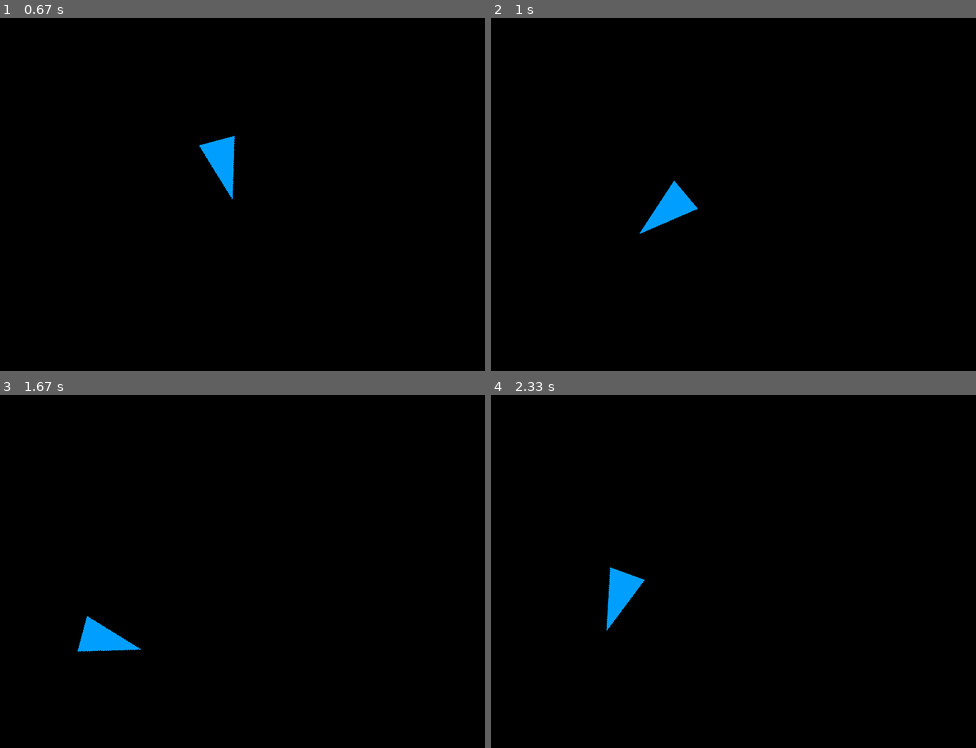
Above: before the commit, frames 1-4 (two rows, left to right).
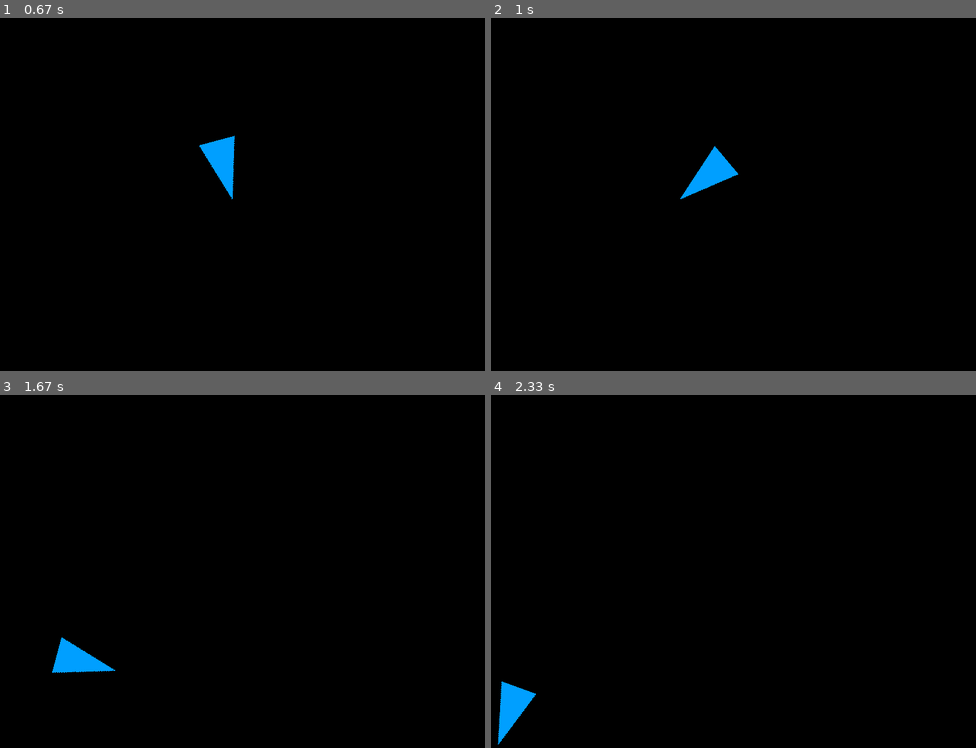
Above: after the commit, the same moments.

Repository: Andrescpyo/triangulo_pygame
Game: pygame game, started from main.py
Two runs of this game, one before a commit and one after it. Both use one fixed random seed, a clock stepped at 60 frames per second and the inputs below.
Inputs:
- Up to frame 1 (0.67 s): hold Right from 0.33 s (still down)
- Up to frame 2 (1 s): release Right at 0.8 s; hold Up from 0.83 s (still down)
- Up to frame 3 (1.67 s): release Up at 1.13 s; hold Right 1.17-1.63 s
- Up to frame 4 (2.33 s): hold Left 1.67-2.2 s; hold Down from 2.23 s (still down)

Frame 1 is identical in both runs. In frame 2, 1.3% of the frame differs, in the area x 30-51%, y 36-62%; in frame 3, 1.3%; in frame 4, 1.3%, in the area x 1-32%, y 48-99%.

Commit message:
verción beta :3

Diff:
--- a/main.py
+++ b/main.py
@@ -8,7 +8,7 @@
 # Configuración de la pantalla
 width, height = 800, 600
 screen = pygame.display.set_mode((width, height))
-pygame.display.set_caption('Triángulo Sobre Hielo')
+pygame.display.set_caption('Triángulo en Pantalla Circular')
 
 # Colores
 black = (0, 0, 0)
@@ -19,13 +19,13 @@
 triangle_height = 100  # Hacer un vértice más largo
 triangle_x = (width - triangle_base) // 2
 triangle_y = (height - triangle_height) // 2
-triangle_speed = 5
+triangle_speed = 0.2
 triangle_angle = 0
 triangle_rotation_speed = 5
 
 # Variables de fricción
-friction = 0.98 # Fricción normal (menos deslizamiento)
-slippery_friction = 0.6  # Fricción reducida para simular hielo (más deslizamiento)
+friction = 0.995  # Fricción normal (menos deslizamiento)
+slippery_friction = 0.99  # Fricción reducida para simular hielo (más deslizamiento)
 current_friction = friction
 
 # Velocidades
@@ -70,6 +70,16 @@
     else:
         current_friction = friction
 
+    # Verificar si el triángulo sale de la pantalla y reposicionarlo en el lado opuesto
+    if triangle_x > width:
+        triangle_x = 0
+    elif triangle_x < 0:
+        triangle_x = width
+    if triangle_y > height:
+        triangle_y = 0
+    elif triangle_y < 0:
+        triangle_y = height
+
     # Dibujar el fondo
     screen.fill(black)
 
